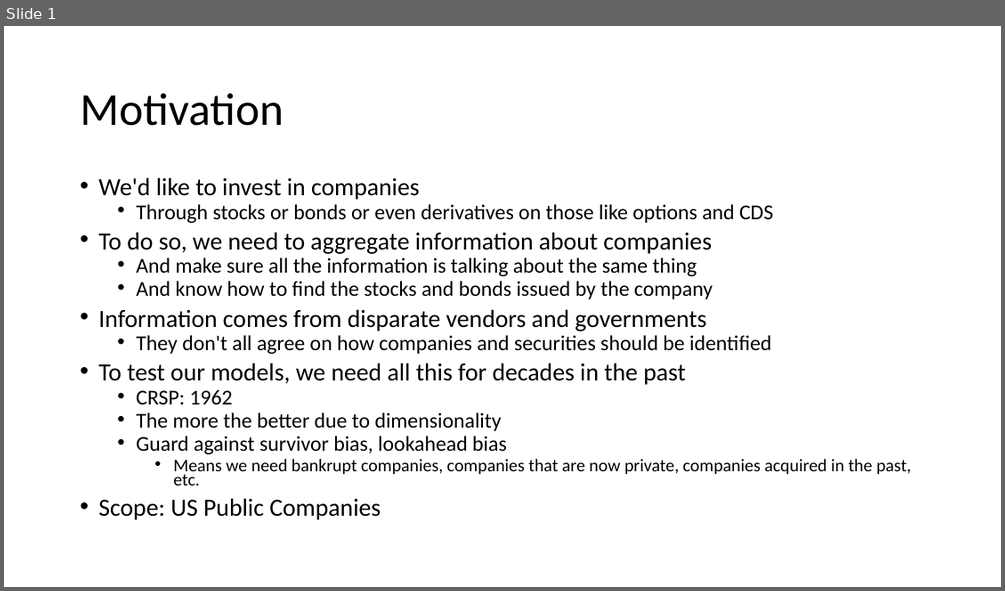
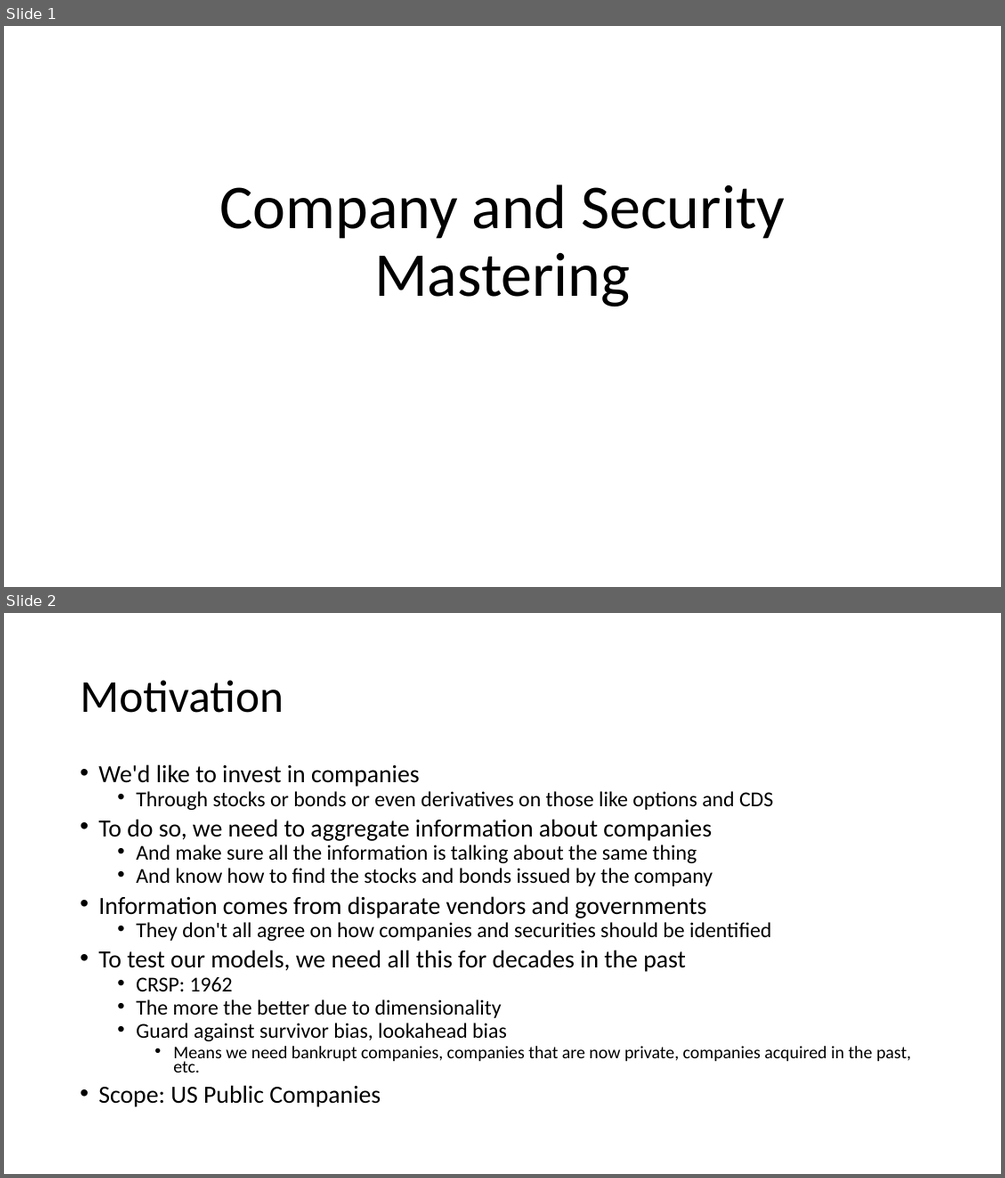
Before and after one commit to jkrowas/Mastering, a slide deck: companymaster.pptx. Shown one above the other, each under a label of ours: slide 1 before the commit, slides 1 and 2 after it. The pictures are 1005x591 and 1005x1178 pixels, drawn with LibreOffice and Linux fonts; fonts in the diff are those of the drawing. Boxes give left, top, right and bottom in pixels: in the first picture for what was removed or moved away, otherwise in the second. Text is boxed around its words. In the diff, an @@ line names an element or a change of style, - is before the commit and + after.

Commit message:
third commit

```diff
--- a/companymaster.pptx
+++ b/companymaster.pptx
@@ slide 1 added at (4,26,1001,587), background #FFFFFF @@
@@ title added at (219,184,785,306), 60 pt, text #000000 @@
+Company and Security Mastering
@@ what was slide 1 is now slide 2 @@
```
